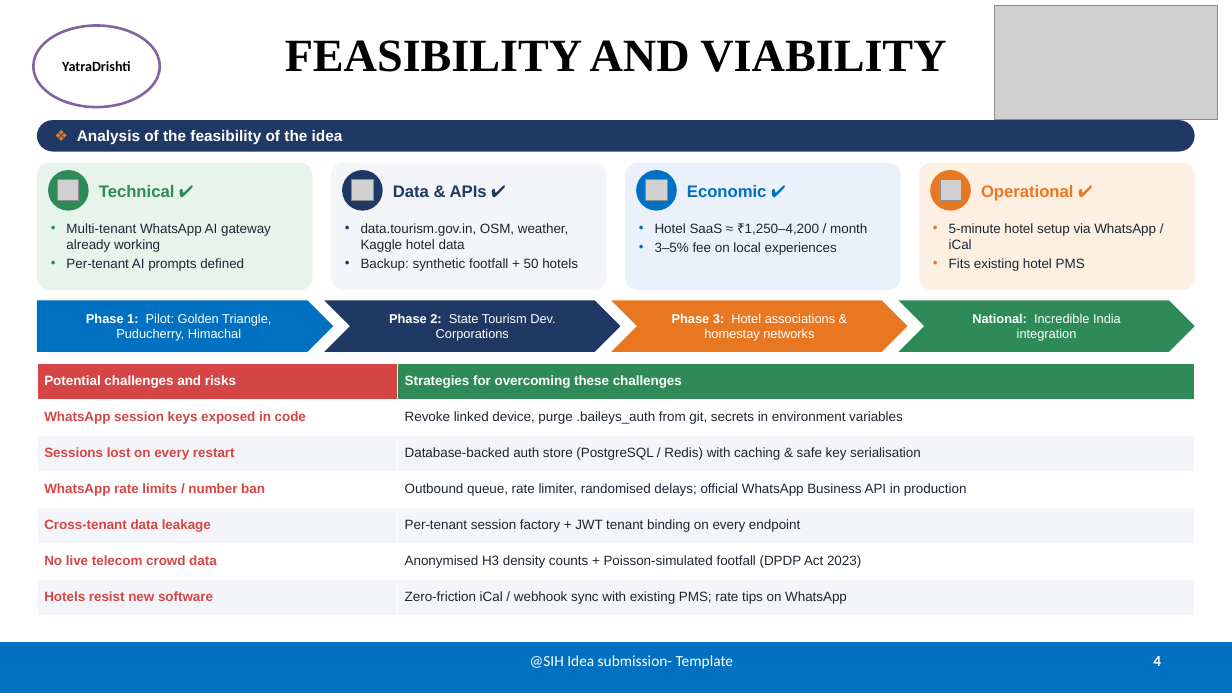
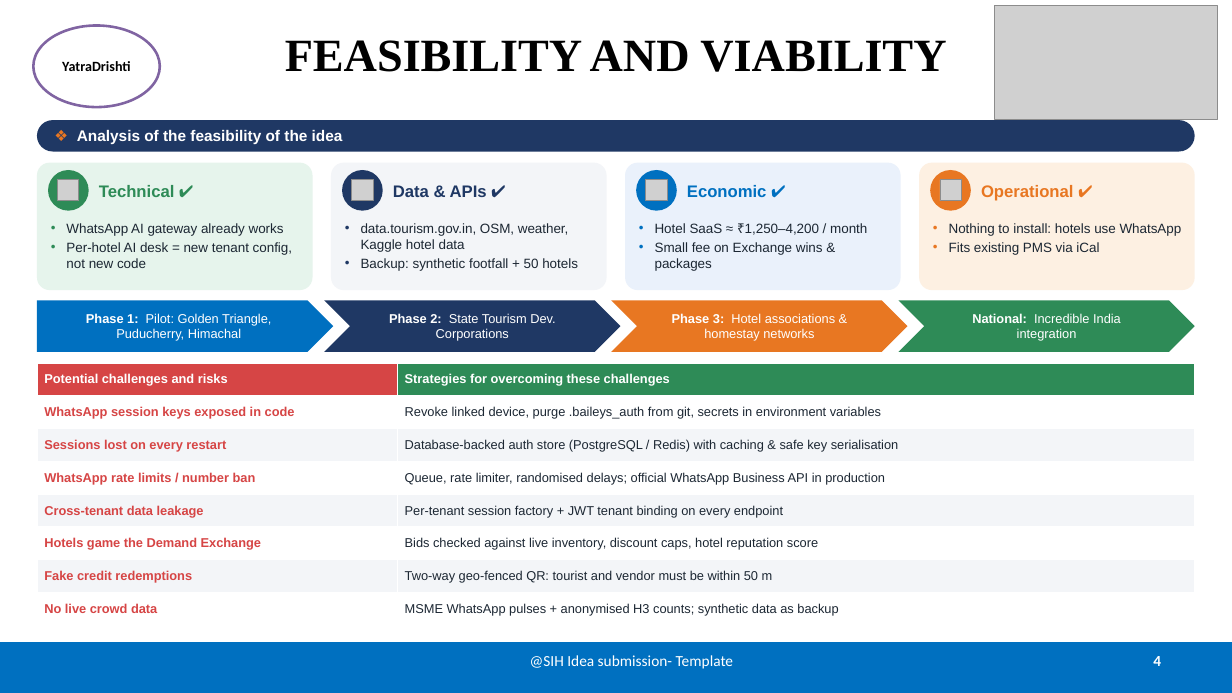
Before and after one commit to aswinvensiva-crypto/PRAHARI, a slide deck: slide 4 of SIH_Submission/YatraDrishti_SIH_Idea_Presentation.pptx. Drawn at 1232x693 pixels with LibreOffice and Linux fonts; fonts in the diff are those of the drawing; grey boxes stand for pictures. Boxes give left, top, right and bottom in pixels: in the first picture for what was removed or moved away, otherwise in the second. Text is boxed around its words. In the diff, an @@ line names an element or a change of style, - is before the commit and + after.

```diff
--- a/SIH_Submission/YatraDrishti_SIH_Idea_Presentation.pptx
+++ b/SIH_Submission/YatraDrishti_SIH_Idea_Presentation.pptx
@@ text at (66, 223, 292, 268): text changed @@
-• Multi-tenant WhatsApp AI gateway already working
-• Per-tenant AI prompts defined
+• WhatsApp AI gateway already works
+• Per-hotel AI desk = new tenant config, not new code
@@ text at (949, 223, 1182, 255): text changed @@
-• 5-minute hotel setup via WhatsApp / iCal
-• Fits existing hotel PMS
+• Nothing to install: hotels use WhatsApp
+• Fits existing PMS via iCal
@@ text at (655, 242, 823, 271): text changed @@
-• 3–5% fee on local experiences
+• Small fee on Exchange wins & packages
@@ table at (37, 363, 1195, 626) @@
-row 4, column 2: Outbound queue, rate limiter, randomised delays; official WhatsApp Business API in production
+row 4, column 2: Queue, rate limiter, randomised delays; official WhatsApp Business API in production
-row 6: No live telecom crowd data | Anonymised H3 density counts + Poisson-simulated footfall (DPDP Act 2023)
-row 7: Hotels resist new software | Zero-friction iCal / webhook sync with existing PMS; rate tips on WhatsApp
+row 6: Hotels game the Demand Exchange | Bids checked against live inventory, discount caps, hotel reputation score
+row 7: Fake credit redemptions | Two-way geo-fenced QR: tourist and vendor must be within 50 m
+row 8: No live crowd data | MSME WhatsApp pulses + anonymised H3 counts; synthetic data as backup
```
Also in this commit, not shown: 4 other slides changed, 2 other files.
